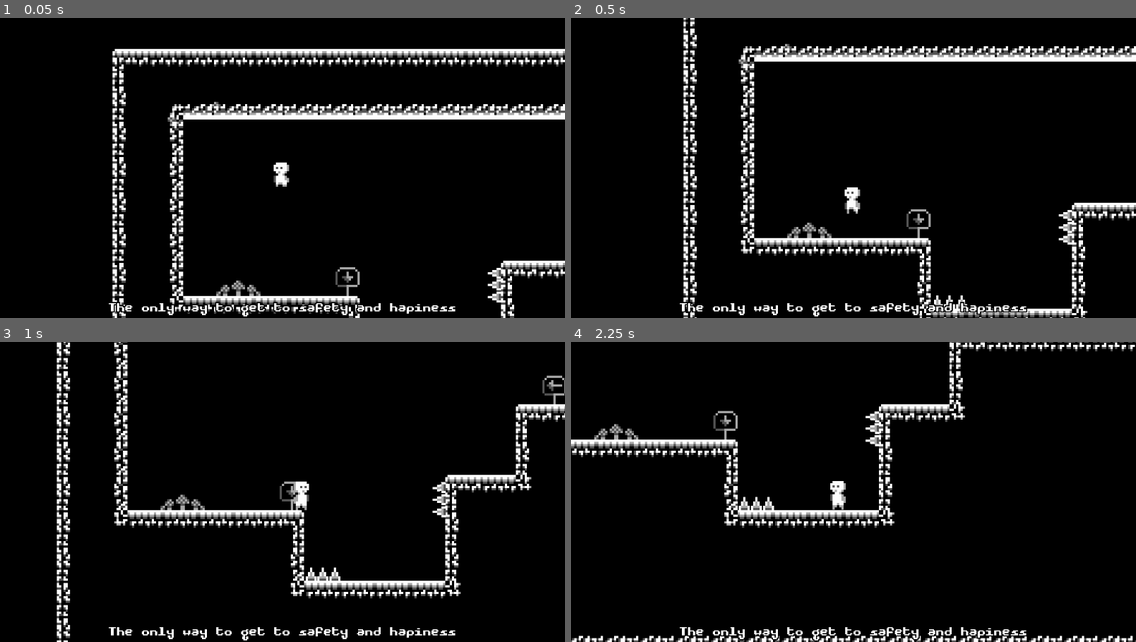
Above: before the commit, frames 1-4 (two rows, left to right).
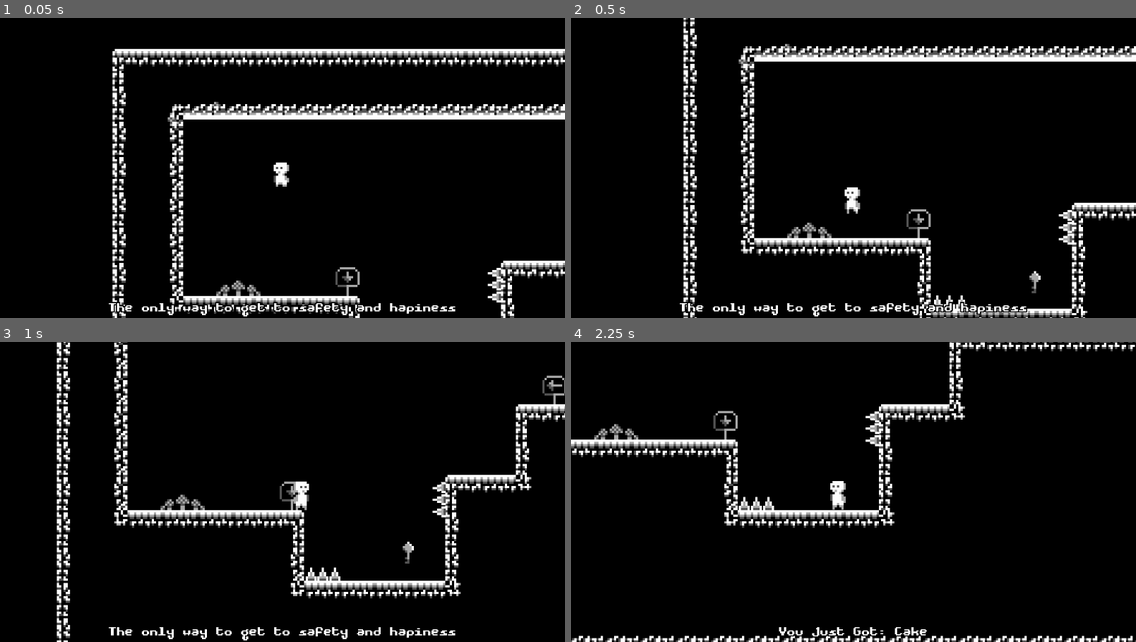
Above: after the commit, the same moments.

Repository: danielnaoexiste/CaveScape
Game: Godot game, scene res://SCENES/World.tscn
Same seed, same stepped clock (60 frames per second), same inputs: the game is played once before the commit and once after it.
Inputs:
- Up to frame 1 (0.05 s): no input
- Up to frame 2 (0.5 s): no input
- Up to frame 3 (1 s): tap Enter (ui_accept) at 0.5, 0.77 s; hold Right (ui_right) from 0.53 s (still down); tap X (ui_action) at 0.6 s
- Up to frame 4 (2.25 s): tap X (ui_action) at 1.35, 2.1 s; tap Enter (ui_accept) at 1.52 s; release Right (ui_right) at 2.03 s; hold Left (ui_left) from 2.03 s (still down)

Frame 1 is identical in both runs. In frame 2, less than 0.1% of the frame differs, in the area x 81-84%, y 84-92%; in frame 3, less than 0.1%; in frame 4, 0.9%, in the area x 19-81%, y 95-100%.
Error in both runs: Trying to assign value of type 'AudioStreamPlayer' to a variable of type 'AudioStreamPlayer2D'. (res://Player.gd:27)

Commit message:
Minor bugfix

Diff:
--- a/EFFECTS/ScreenShake.tscn
+++ b/EFFECTS/ScreenShake.tscn
@@ -1,7 +1,6 @@
 [gd_scene load_steps=2 format=2]
 
 [ext_resource path="res://EFFECTS/ScreenShake.gd" type="Script" id=1]
-
 
 [node name="ScreenShake" type="Node"]
 script = ExtResource( 1 )
--- a/Props/Chest.gd
+++ b/Props/Chest.gd
@@ -1,20 +1,27 @@
 extends Area2D
 
 #onready var screen_text = get_node("/root/ScreenText");
-var powerup_scene = preload("res://Props/Orb.tscn");
+const powerup_scene = preload("res://Props/Orb.tscn");
+onready var scr_text = get_node("/root/ScreenText");
 var is_open: bool = false;
 
 func _physics_process(delta):
 	var bodies = get_overlapping_bodies();
 	for body in bodies:
 		if body.name == "Player":
-			if(Input.is_action_just_pressed("ui_action") && !is_open && globals.keys > 0):
-				is_open = true;
-				globals.keys -= 1;
-				print("Keys: " + globals.keys as String);
-				ScreenText.get_node("PowerUpText")._change_text("You just opened the Chest!");
-				$ChestClosed.visible = false;
-				$ChestOpen.visible = true;
-				var powerup = powerup_scene.instance();
-				powerup.position = Vector2(-1, -30);
-				add_child(powerup);
+			if(Input.is_action_just_pressed("ui_action") && !is_open):
+				if globals.keys > 0:
+					is_open = true;
+					globals.keys -= 1;
+					print("Keys: " + globals.keys as String);
+					ScreenText.get_node("PowerUpText")._change_text("You just opened the Chest!");
+					$ChestClosed.visible = false;
+					$ChestOpen.visible = true;
+					var powerup = powerup_scene.instance();
+					powerup.position = Vector2(-1, -30);
+					add_child(powerup);
+				else:
+					ScreenText.get_node("PowerUpText").text = "You need something to open this Chest";
+					$TextTimer.start(2.5);
+func _on_TextTimer_timeout():
+	ScreenText.get_node("PowerUpText").text = "";
--- a/Props/Chest.tscn
+++ b/Props/Chest.tscn
@@ -21,3 +21,6 @@
 [node name="CollisionShape2D" type="CollisionShape2D" parent="."]
 position = Vector2( -1, 1 )
 shape = SubResource( 1 )
+
+[node name="TextTimer" type="Timer" parent="."]
+[connection signal="timeout" from="TextTimer" to="." method="_on_TextTimer_timeout"]
--- a/SCENES/World.tscn
+++ b/SCENES/World.tscn
@@ -11,6 +11,7 @@
 [ext_resource path="res://Props/Spike.tscn" type="PackedScene" id=9]
 [ext_resource path="res://EFFECTS/camera_snap.tscn" type="PackedScene" id=10]
 [ext_resource path="res://Props/Block.tscn" type="PackedScene" id=11]
+[ext_resource path="res://Props/Key.tscn" type="PackedScene" id=12]
 
 [sub_resource type="OccluderPolygon2D" id=1]
 polygon = PoolVector2Array( 0, 0, 16, 0, 16, 16, 0, 16 )
@@ -357,4 +358,7 @@
 [node name="Block" parent="." instance=ExtResource( 11 )]
 position = Vector2( 248.438, 39.8854 )
 mass = 100.0
+
+[node name="Key" parent="." instance=ExtResource( 12 )]
+position = Vector2( 142.679, 115.546 )
 [connection signal="timeout" from="Text Timers/TextTimer" to="." method="_on_Text1_timeout"]
--- a/globals.gd
+++ b/globals.gd
@@ -7,8 +7,8 @@
 
 # Power Up Variables
 var n_chest = 0;
-var MAX_JUMP_COUNT = 1;
-var can_wall_jump = false;
-var can_duck = false;
-var can_shoot = false;
+var MAX_JUMP_COUNT = 2;
+var can_wall_jump = true;
+var can_duck = true;
+var can_shoot = true;
 var keys = 0;
Not shown: 1 places in SCENES/World.tscn that only renumber resources
